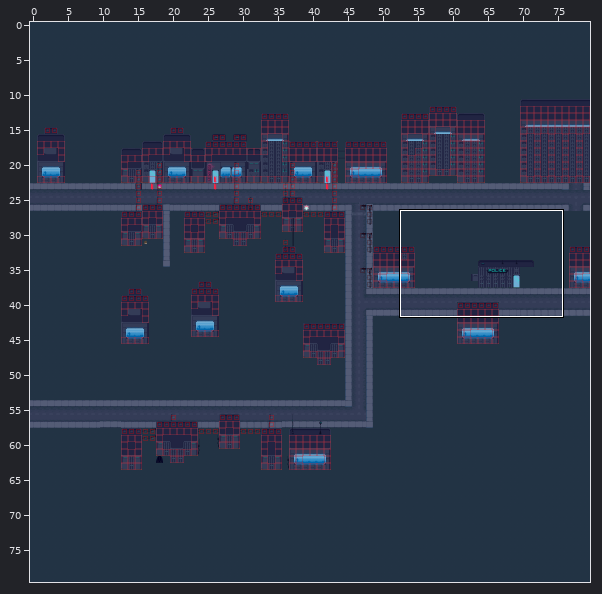
One commit to this Tiled map: tiledMaps/City.tmx. Above: a wide view before the commit, with the close-up outlined.
Close-up. Before the commit:
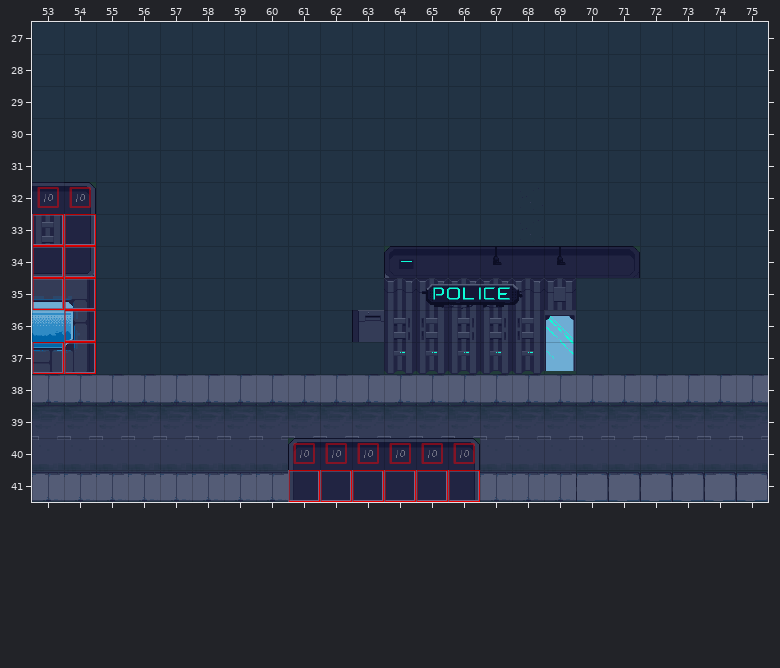
Cells are 40x40 px. Shown: x 53..75, y 27..41.
And afterwards:
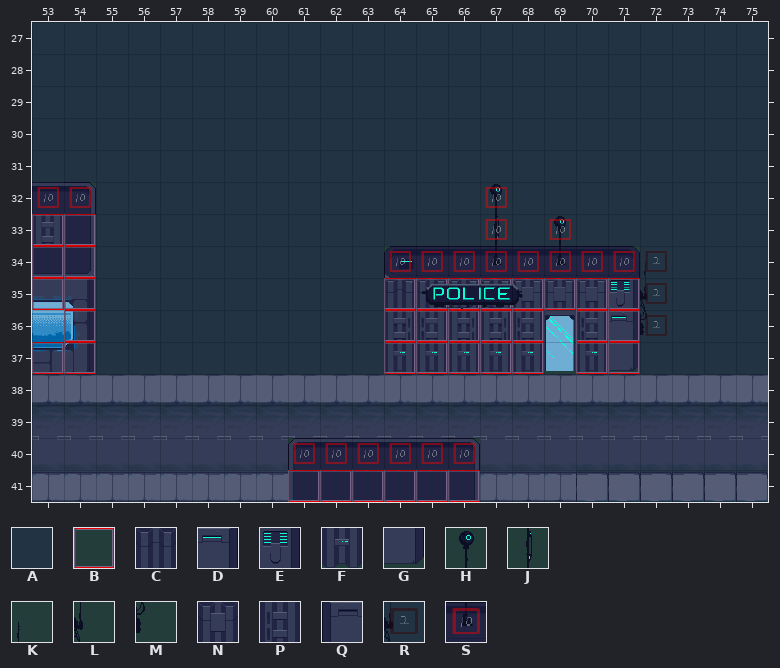
Key: from "AllTiles": A 0, B 1, C 38, D 39, E 51, F 63, G 64, H 164, J 165, K 169, L 170, M 171, N 176, P 182, Q 185; from "height": R 1, S 9.
_ is an empty cell, . an unchanged one.
See-through tiles are keyed as they look on the map.
Message: added police station to city map
Change:
--- layer "Ground"
@@ x 63..71 @@
-35 ..C..C.AA
-36 Q......AA
-37 .......AA
+35 ..N..N.NE
+36 A......PD
+37 .......FG
--- layer "Interactable"
@@ x 64..71 @@
-35 ________
-36 _____.__
-37 _____.__
+35 BBBBBBBB
+36 BBBBB.BB
+37 BBBBB.BB
--- layer "Depth-Sorted"
@@ x 67..72 @@
-32 _.....
-33 _._...
-34 ....._
-35 ....._
-36 ....._
+32 H.....
+33 J.H...
+34 .....K
+35 .....L
+36 .....M
--- layer "Heightmap"
@@ x 64..72 @@
-32 ..._.....
-33 ..._._...
-34 _________
-35 ........_
-36 ........_
+32 ...S.....
+33 ...S.S...
+34 SSSSSSSSR
+35 ........R
+36 ........R
Changed places in both close-ups, as pixel boxes (x1, y1, x2, y2):
changed: (352, 184, 667, 374)
